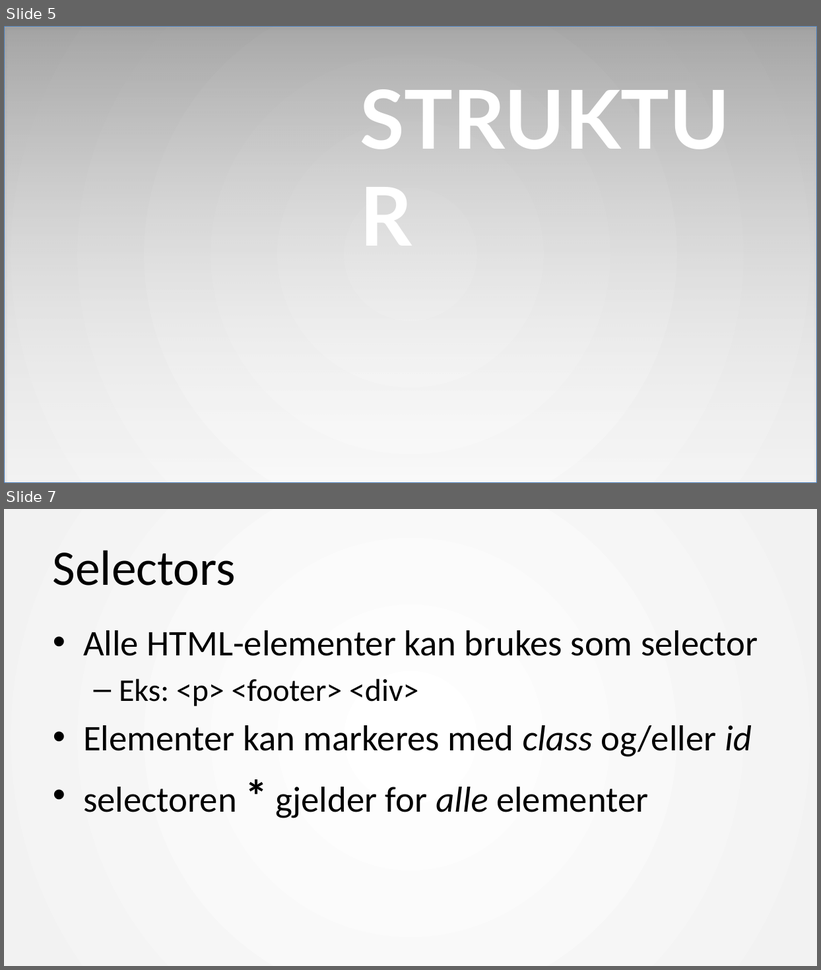
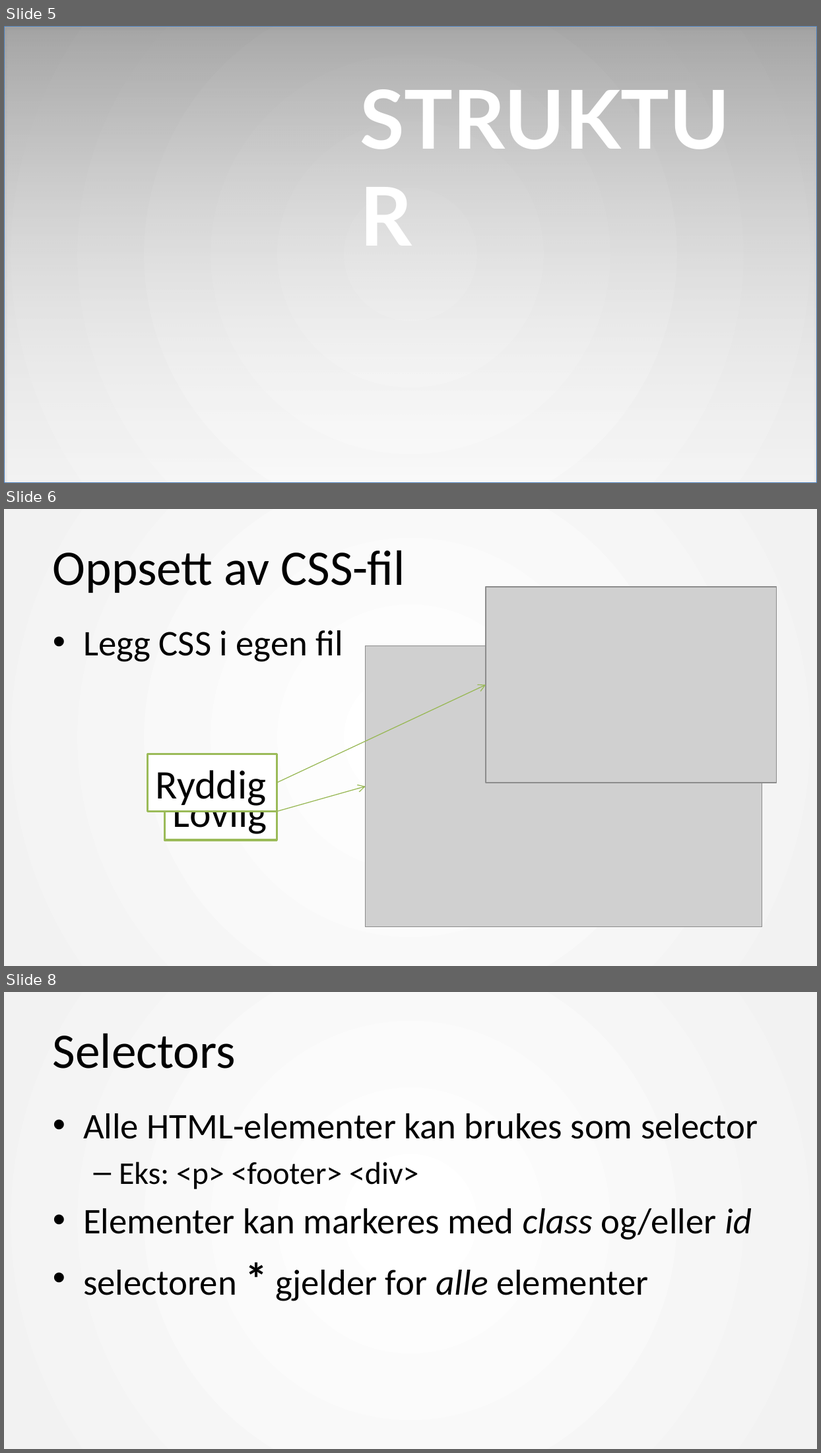
Before and after one commit to mesan/css-kurs, a slide deck: Foiler/1. CSS basic.pptx. Shown one above the other, each under a label of ours: slides 5 and 7 before the commit, slides 5, 6 and 8 after it; the slides between them are not shown. The pictures are 821x970 and 821x1453 pixels, drawn with LibreOffice and Linux fonts; fonts in the diff are those of the drawing; grey boxes stand for pictures; background and template pictures are left out; a plain dark background stands for a picture behind light text. Boxes give left, top, right and bottom in pixels: in the first picture for what was removed or moved away, otherwise in the second. Text is boxed around its words. In the diff, an @@ line names an element or a change of style, - is before the commit and + after.

```diff
--- a/Foiler/1. CSS basic.pptx
+++ b/Foiler/1. CSS basic.pptx
@@ slide 6 added at <box>4,509,817,966</box>, background #FFFFFF; not listed: 1 template element that a slide beside it also shows @@
@@ title added at <box>53,550,405,593</box>, 44 pt, text #000000 @@
+Oppsett av CSS-fil
@@ picture added at <box>486,587,776,783</box> @@
@@ text added at <box>83,630,343,662</box>, 32 pt, text #000000 @@
+• Legg CSS i egen fil
@@ picture added at <box>366,646,762,927</box> @@
@@ arrow added from (277, 783) to (486, 685), #98B955 0.75 pt @@
@@ rectangle added at <box>148,755,277,813</box>, fill #FFFFFF, outline #9BBB59 2 pt, 36 pt, text #000000 @@
+Ryddig
@@ rectangle added at <box>165,783,277,841</box>, fill #FFFFFF, outline #9BBB59 2 pt, 36 pt, text #000000 @@
+Lovlig
@@ arrow added from (277, 811) to (366, 786), #98B955 0.75 pt @@
@@ what was slide 7 is now slide 8 @@
```
Also in this commit, not shown: 1 slide changed, 1 other slide added, 1 slide removed.
